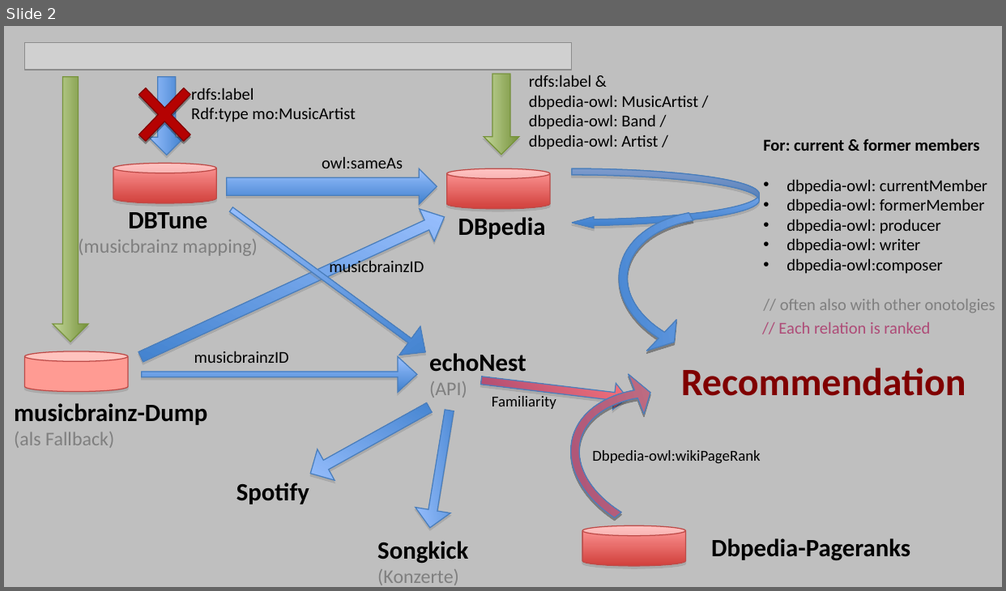
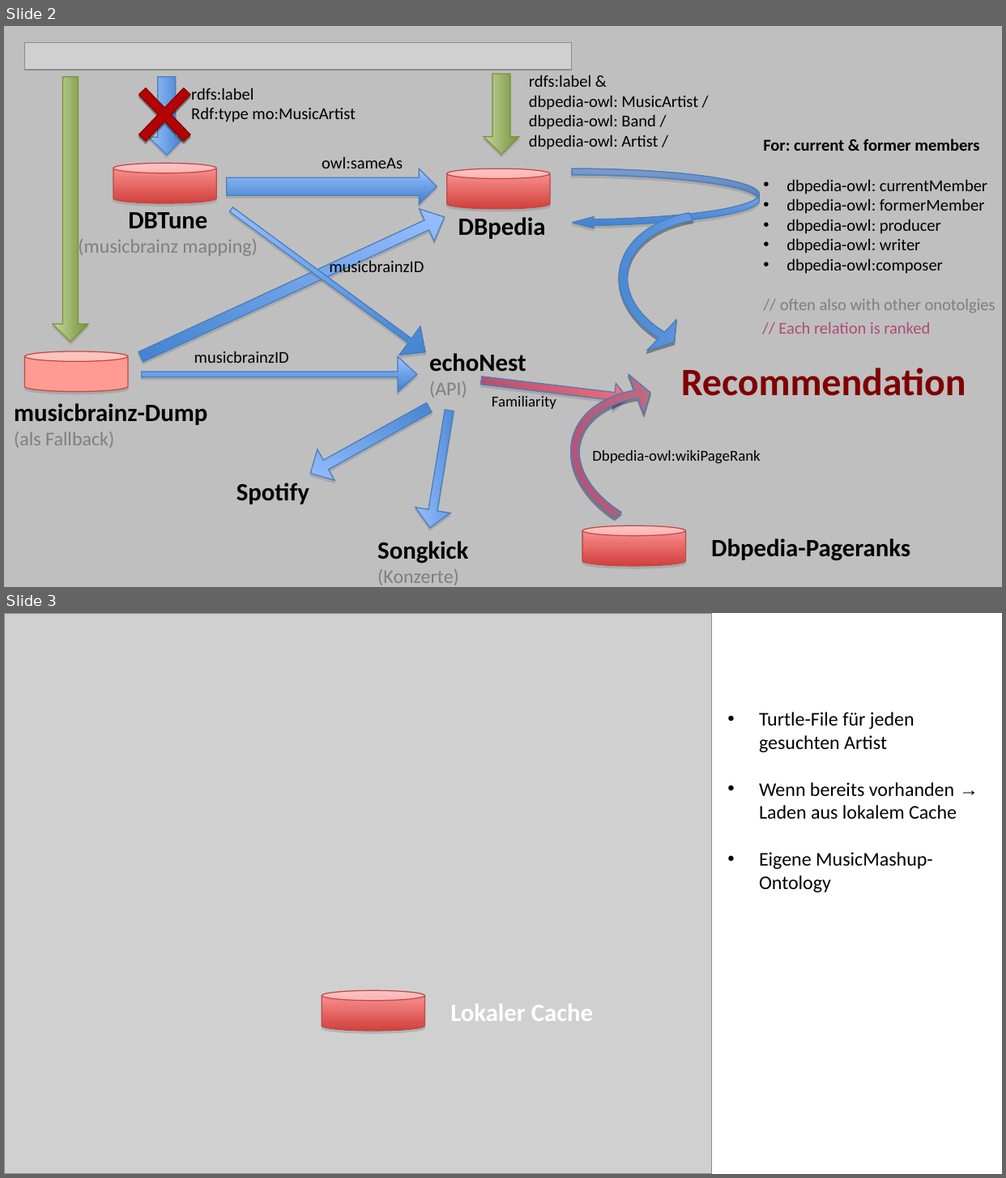
Before and after one commit to wolfkarl/MusicMashup, a slide deck: Vortrag/Paul.ppt. Shown one above the other, each under a label of ours: slide 2 before the commit, slides 2 and 3 after it. The pictures are 1006x591 and 1006x1178 pixels, drawn with LibreOffice and Linux fonts; fonts in the diff are those of the drawing; grey boxes stand for pictures. Boxes give left, top, right and bottom in pixels: in the first picture for what was removed or moved away, otherwise in the second. Text is boxed around its words. In the diff, an @@ line names an element or a change of style, - is before the commit and + after.

```diff
--- a/Vortrag/Paul.ppt
+++ b/Vortrag/Paul.ppt
@@ slide 3 added at box(4, 613, 1002, 1174), background #FFFFFF @@
@@ picture added at box(4, 613, 711, 1174) @@
@@ text added at box(759, 712, 957, 892), 14 pt, text #000000 @@
+• Turtle-File für jeden gesuchten Artist
+• Wenn bereits vorhanden → Laden aus lokalem Cache
+• Eigene MusicMashup- Ontology
@@ cylinder added at box(322, 991, 424, 1031), fill gradient #FF9A99 to #D1403C, outline #BE4B48 0.74 pt @@
@@ text added at box(450, 1004, 593, 1021), 18 pt, text #FFFFFF, bold @@
+Lokaler Cache
```
Also in this commit, not shown: 1 slide removed, 2 other files.
